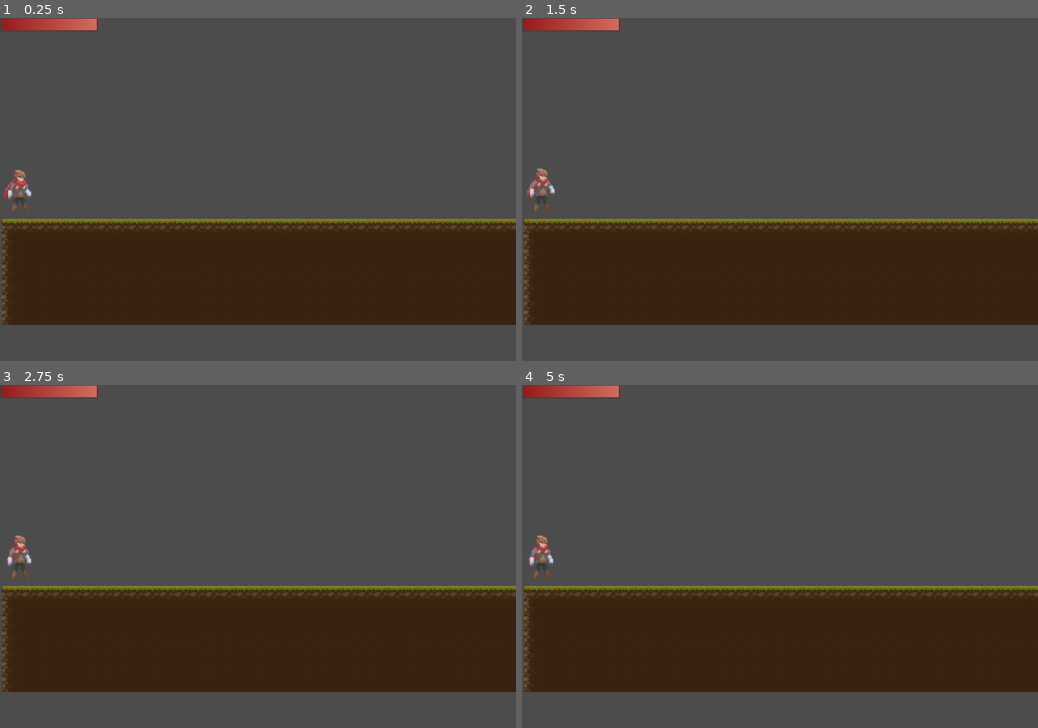
Above: before the commit, frames 1-4 (two rows, left to right).
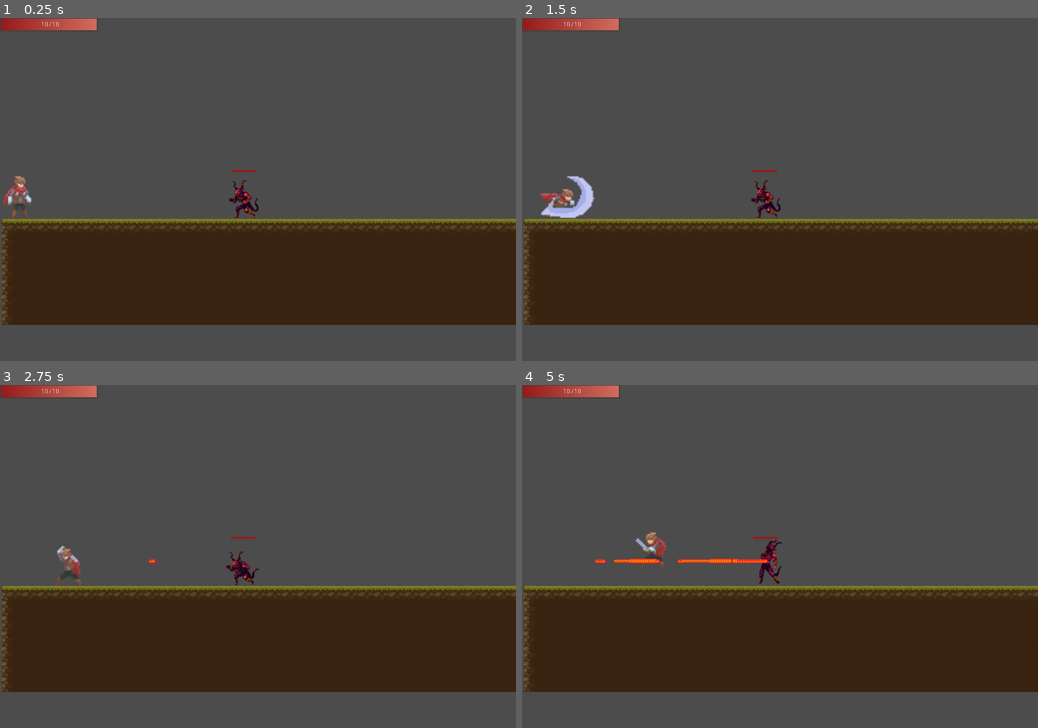
Above: after the commit, the same moments.

Repository: ArtyomKr/2d-scroller-demo
Game: Godot game, scene res://scenes/Main.tscn
Same seed, same stepped clock (60 frames per second), same inputs: the game is played once before the commit and once after it.
Inputs (mouse positions are in pixels of both pictures, inside the frame that each line leads up to):
- Up to frame 1 (0.25 s): no input
- Up to frame 2 (1.5 s): move the mouse to (893, 172) at 0.52 s; hold Right (ui_right) from 0.53 s (still down); click (893, 172) at 0.6 s; tap Space (jump) at 0.77, 0.8, 1.07, 1.35 s; move the mouse to (676, 206) at 1.27 s
- Up to frame 3 (2.75 s): tap Space (jump) at 1.52, 1.82, 2.3 s; click (154, 573) at 1.55 s; move the mouse to (309, 481) at 2.02 s; release Right (ui_right) at 2.03 s; hold Left (ui_left) from 2.03 s (still down); click (309, 481) at 2.1 s
- Up to frame 4 (5 s): move the mouse to (754, 625) at 2.77 s; release Left (ui_left) at 2.78 s; hold Right (ui_right) 2.78-4.28 s; click (754, 625) at 2.85 s; tap Space (jump) at 3.02, 3.32, 3.6, 3.77, 4.07, 4.52, 4.82 s; move the mouse to (934, 607) at 3.52 s; move the mouse to (625, 505) at 4.27 s; hold Left (ui_left) from 4.28 s (still down); click (625, 505) at 4.35 s

The runs differ from the first frame. In frame 1, 0.7% of the frame differs, in the area x 0-51%, y 1-59%; in frame 2, 1.3%; in frame 3, 0.8%; in frame 4, 1.2%.
Error before the commit: Parse Error: Unique global class "Player" already exists at path: res://scenes/actors/player/Player.gd (res://scenes/Actors/player/Player.gd:1)

Commit message:
feat: add new animations to demon, fix demon state managment

Diff:
--- a/project.godot
+++ b/project.godot
@@ -12,17 +12,17 @@
 "base": "Reference",
 "class": "Actor",
 "language": "GDScript",
-"path": "res://scenes/actors/Actor.gd"
+"path": "res://scenes/Actors/Actor.gd"
 }, {
 "base": "Reference",
 "class": "Enemy",
 "language": "GDScript",
-"path": "res://scenes/actors/enemies/Enemy.gd"
+"path": "res://scenes/Actors/enemies/Enemy.gd"
 }, {
 "base": "Reference",
 "class": "Player",
 "language": "GDScript",
-"path": "res://scenes/actors/player/Player.gd"
+"path": "res://scenes/Actors/player/Player.gd"
 } ]
 _global_script_class_icons={
 "Actor": "",
--- a/scenes/Main.tscn
+++ b/scenes/Main.tscn
@@ -21,5 +21,3 @@
 [node name="CanvasLayer" type="CanvasLayer" parent="."]
 
 [node name="PlayerHPBar" parent="CanvasLayer" instance=ExtResource( 5 )]
-
-[connection signal="hit" from="Player" to="CanvasLayer/PlayerHPBar" method="_on_Player_hit"]
--- a/scenes/actors/enemies/Demon/Demon.gd
+++ b/scenes/actors/enemies/Demon/Demon.gd
@@ -17,7 +17,6 @@
 	HURT
 }
 
-var is_attacking = false
 var target
 var _state = STATE.IDLE
 const FireBall = preload("res://scenes/Objects/FireBall.tscn")
@@ -32,7 +31,9 @@
 
 
 func _physics_process(_delta):
-	velocity = move_and_slide_with_snap(velocity, Vector2.DOWN, Vector2.UP)
+	manage_state()
+	print(_state)
+	print(target)
 
 
 func start(pos: Vector2):
@@ -41,29 +42,16 @@
 	$PhysicsBox.disabled = false
 
 
-func get_animation():
-	var current_animation: String
-
-	if is_on_floor():
-		if is_attacking:
-			current_animation = 'breath'
-		elif abs(velocity.x) > 0.1:
-			current_animation = 'run'
-		else:
-			current_animation = 'idle'
-	else:
-		if velocity.y > 0:
-			current_animation = 'fall'
-		if velocity.y < -400:
-			current_animation = 'jump'
-
-	if abs(velocity.x) > 0.1:
-		$AnimatedSprite.flip_h = velocity.x < 0
-
-	$AnimatedSprite.play(current_animation)
+func die():
+	_state = STATE.DEAD
 
 
-func manage_state(delta):
+func damage(amount):
+	_state = STATE.HURT
+	.damage(amount)
+
+
+func manage_state():
 	var current_animation: String
 
 	match _state:
@@ -76,7 +64,11 @@
 			velocity = move_and_slide_with_snap(velocity, Vector2.DOWN, Vector2.UP)
 
 			if target:
+				var target_direction = target.global_position.direction_to(global_position)
+				$AnimatedSprite.flip_h = target_direction.x < 0
 				_state = STATE.ATTACKING
+			elif $AlertTimer.is_stopped():
+				_state = STATE.IDLE
 
 			current_animation = "idle"
 			pass
@@ -95,8 +87,6 @@
 
 			pass
 		STATE.ATTACKING:
-			velocity.x = 0
-
 			if target:
 				attack(target)
 			else:
@@ -106,25 +96,16 @@
 		STATE.HURT:
 			current_animation = "hurt"
 		STATE.DEAD:
-			get_tree().paused = true
-			$AnimationPlayer.pause_mode = Node.PAUSE_MODE_PROCESS
 			$AnimationPlayer.play("die")
 			yield($AnimationPlayer, "animation_finished")
-			hide()
+			destroy()
 
 	if current_animation != $AnimationPlayer.assigned_animation:
 		$AnimationPlayer.play(current_animation)
 
 
-func goto_idle():
-	_state = STATE.IDLE
-
-
-func _on_DetectionArea_body_entered(body):
-	if body is Player:
-		emit_signal("detected_player")
-		target = body
-		attack(target)
+func goto_alert():
+	_state = STATE.ALERTED
 
 
 func attack(target: Node):
@@ -138,3 +119,17 @@
 	fireball.set_as_toplevel(true)
 
 	call_deferred("add_child", fireball)
+
+
+func _on_DetectionArea_body_entered(body):
+	if body is Player:
+		emit_signal("detected_player")
+		target = body
+		_state = STATE.ALERTED
+		$AlertTimer.stop()
+
+
+func _on_DetectionArea_body_exited(body):
+	if body is Player:
+		target = null
+		$AlertTimer.start()
--- a/scenes/actors/enemies/Demon/Demon.tscn
+++ b/scenes/actors/enemies/Demon/Demon.tscn
@@ -116,19 +116,19 @@
 [sub_resource type="Animation" id=21]
 length = 0.001
 tracks/0/type = "value"
-tracks/0/path = NodePath("AnimatedSprite:animation")
-tracks/0/interp = 1
-tracks/0/loop_wrap = true
-tracks/0/imported = false
-tracks/0/enabled = true
-tracks/0/keys = {
-"times": PoolRealArray( 0 ),
-"transitions": PoolRealArray( 1 ),
-"update": 0,
-"values": [ "idle" ]
+tracks/0/path = NodePath("AnimatedSprite:modulate")
+tracks/0/interp = 1
+tracks/0/loop_wrap = true
+tracks/0/imported = false
+tracks/0/enabled = true
+tracks/0/keys = {
+"times": PoolRealArray( 0 ),
+"transitions": PoolRealArray( 1 ),
+"update": 0,
+"values": [ Color( 1, 1, 1, 1 ) ]
 }
 tracks/1/type = "value"
-tracks/1/path = NodePath("AnimatedSprite:frame")
+tracks/1/path = NodePath("AnimatedSprite:position")
 tracks/1/interp = 1
 tracks/1/loop_wrap = true
 tracks/1/imported = false
@@ -137,10 +137,10 @@
 "times": PoolRealArray( 0 ),
 "transitions": PoolRealArray( 1 ),
 "update": 0,
-"values": [ 0 ]
+"values": [ Vector2( 0, 0 ) ]
 }
 tracks/2/type = "value"
-tracks/2/path = NodePath("AnimatedSprite:position")
+tracks/2/path = NodePath("AnimatedSprite:frame")
 tracks/2/interp = 1
 tracks/2/loop_wrap = true
 tracks/2/imported = false
@@ -149,52 +149,122 @@
 "times": PoolRealArray( 0 ),
 "transitions": PoolRealArray( 1 ),
 "update": 0,
-"values": [ Vector2( 0, 0 ) ]
+"values": [ 0 ]
+}
+tracks/3/type = "value"
+tracks/3/path = NodePath("AnimatedSprite:animation")
+tracks/3/interp = 1
+tracks/3/loop_wrap = true
+tracks/3/imported = false
+tracks/3/enabled = true
+tracks/3/keys = {
+"times": PoolRealArray( 0 ),
+"transitions": PoolRealArray( 1 ),
+"update": 0,
+"values": [ "idle" ]
 }
 
 [sub_resource type="Animation" id=22]
 resource_name = "attack"
 tracks/0/type = "value"
-tracks/0/path = NodePath("AnimatedSprite:animation")
-tracks/0/interp = 1
-tracks/0/loop_wrap = true
-tracks/0/imported = false
-tracks/0/enabled = true
-tracks/0/keys = {
-"times": PoolRealArray( 0 ),
-"transitions": PoolRealArray( 1 ),
-"update": 1,
-"values": [ "attack" ]
+tracks/0/path = NodePath("AnimatedSprite:frame")
+tracks/0/interp = 1
+tracks/0/loop_wrap = true
+tracks/0/imported = false
+tracks/0/enabled = true
+tracks/0/keys = {
+"times": PoolRealArray( 0, 0.2, 0.4, 0.7 ),
+"transitions": PoolRealArray( 1, 1, 1, 1 ),
+"update": 0,
+"values": [ 0, 1, 2, 3 ]
 }
 tracks/1/type = "value"
-tracks/1/path = NodePath("AnimatedSprite:frame")
+tracks/1/path = NodePath("AnimatedSprite:position")
 tracks/1/interp = 1
 tracks/1/loop_wrap = true
 tracks/1/imported = false
 tracks/1/enabled = true
 tracks/1/keys = {
-"times": PoolRealArray( 0, 0.2, 0.4, 0.7 ),
-"transitions": PoolRealArray( 1, 1, 1, 1 ),
-"update": 1,
-"values": [ 0, 1, 2, 3 ]
-}
-tracks/2/type = "method"
-tracks/2/path = NodePath(".")
+"times": PoolRealArray( 0 ),
+"transitions": PoolRealArray( 1 ),
+"update": 0,
+"values": [ Vector2( 0, 0 ) ]
+}
+tracks/2/type = "value"
+tracks/2/path = NodePath("AnimatedSprite:animation")
 tracks/2/interp = 1
 tracks/2/loop_wrap = true
 tracks/2/imported = false
 tracks/2/enabled = true
 tracks/2/keys = {
+"times": PoolRealArray( 0 ),
+"transitions": PoolRealArray( 1 ),
+"update": 0,
+"values": [ "attack" ]
+}
+tracks/3/type = "method"
+tracks/3/path = NodePath(".")
+tracks/3/interp = 1
+tracks/3/loop_wrap = true
+tracks/3/imported = false
+tracks/3/enabled = true
+tracks/3/keys = {
 "times": PoolRealArray( 1 ),
 "transitions": PoolRealArray( 1 ),
 "values": [ {
 "args": [  ],
-"method": "goto_idle"
+"method": "goto_alert"
 } ]
 }
 
+[sub_resource type="Animation" id=25]
+resource_name = "die"
+length = 0.5
+tracks/0/type = "value"
+tracks/0/path = NodePath("AnimatedSprite:modulate")
+tracks/0/interp = 1
+tracks/0/loop_wrap = true
+tracks/0/imported = false
+tracks/0/enabled = true
+tracks/0/keys = {
+"times": PoolRealArray( 0, 0.1, 0.3, 0.5 ),
+"transitions": PoolRealArray( 1, 1, 1, 1 ),
+"update": 0,
+"values": [ Color( 1, 1, 1, 1 ), Color( 0, 0, 0, 1 ), Color( 1, 1, 1, 1 ), Color( 0, 0, 0, 1 ) ]
+}
+
+[sub_resource type="Animation" id=32]
+resource_name = "hurt"
+length = 0.2
+tracks/0/type = "value"
+tracks/0/path = NodePath("AnimatedSprite:modulate")
+tracks/0/interp = 1
+tracks/0/loop_wrap = true
+tracks/0/imported = false
+tracks/0/enabled = true
+tracks/0/keys = {
+"times": PoolRealArray( 0, 0.1, 0.2 ),
+"transitions": PoolRealArray( 1, 1, 1 ),
+"update": 0,
+"values": [ Color( 1, 1, 1, 1 ), Color( 0, 0, 0, 1 ), Color( 1, 1, 1, 1 ) ]
+}
+tracks/1/type = "method"
+tracks/1/path = NodePath(".")
+tracks/1/interp = 1
+tracks/1/loop_wrap = true
+tracks/1/imported = false
+tracks/1/enabled = true
+tracks/1/keys = {
+"times": PoolRealArray( 0.2 ),
+"transitions": PoolRealArray( 1 ),
+"values": [ {
+"args": [  ],
+"method": "goto_alert"
+} ]
+}
+
 [sub_resource type="Animation" id=23]
-resource_name = "idle"
+resource_name = "hurt"
 length = 1.2
 loop = true
 tracks/0/type = "value"
@@ -206,7 +276,7 @@
 tracks/0/keys = {
 "times": PoolRealArray( 0 ),
 "transitions": PoolRealArray( 1 ),
-"update": 1,
+"update": 0,
 "values": [ "idle" ]
 }
 tracks/1/type = "value"
@@ -226,16 +296,16 @@
 resource_name = "teleport"
 length = 1.2
 tracks/0/type = "value"
-tracks/0/path = NodePath("AnimatedSprite:animation")
-tracks/0/interp = 1
-tracks/0/loop_wrap = true
-tracks/0/imported = false
-tracks/0/enabled = true
-tracks/0/keys = {
-"times": PoolRealArray( 0 ),
-"transitions": PoolRealArray( 1 ),
-"update": 1,
-"values": [ "teleport" ]
+tracks/0/path = NodePath("AnimatedSprite:position")
+tracks/0/interp = 1
+tracks/0/loop_wrap = true
+tracks/0/imported = false
+tracks/0/enabled = true
+tracks/0/keys = {
+"times": PoolRealArray( 0 ),
+"transitions": PoolRealArray( 1 ),
+"update": 0,
+"values": [ Vector2( 0, -67 ) ]
 }
 tracks/1/type = "value"
 tracks/1/path = NodePath("AnimatedSprite:frame")
@@ -246,20 +316,20 @@
 tracks/1/keys = {
 "times": PoolRealArray( 0, 0.2, 0.4, 0.6, 0.8, 1 ),
 "transitions": PoolRealArray( 1, 1, 1, 1, 1, 1 ),
-"update": 1,
+"update": 0,
 "values": [ 0, 1, 2, 3, 4, 5 ]
 }
 tracks/2/type = "value"
-tracks/2/path = NodePath("AnimatedSprite:position")
+tracks/2/path = NodePath("AnimatedSprite:animation")
 tracks/2/interp = 1
 tracks/2/loop_wrap = true
 tracks/2/imported = false
 tracks/2/enabled = true
 tracks/2/keys = {
-"times": PoolRealArray( 0, 1.2 ),
-"transitions": PoolRealArray( 1, 1 ),
-"update": 1,
-"values": [ Vector2( 0, -67 ), Vector2( 0, 0 ) ]
+"times": PoolRealArray( 0 ),
+"transitions": PoolRealArray( 1 ),
+"update": 0,
+"values": [ "teleport" ]
 }
 tracks/3/type = "method"
 tracks/3/path = NodePath(".")
@@ -272,7 +342,7 @@
 "transitions": PoolRealArray( 1 ),
 "values": [ {
 "args": [  ],
-"method": "goto_idle"
+"method": "goto_alert"
 } ]
 }
 
@@ -320,10 +390,14 @@
 [node name="AnimationPlayer" type="AnimationPlayer" parent="."]
 anims/RESET = SubResource( 21 )
 anims/attack = SubResource( 22 )
+anims/die = SubResource( 25 )
+anims/hurt = SubResource( 32 )
 anims/idle = SubResource( 23 )
 anims/teleport = SubResource( 24 )
 
 [node name="AlertTimer" type="Timer" parent="."]
 wait_time = 10.0
+one_shot = true
 
 [connection signal="body_entered" from="DetectionArea" to="." method="_on_DetectionArea_body_entered"]
+[connection signal="body_exited" from="DetectionArea" to="." method="_on_DetectionArea_body_exited"]
Not shown: 3 places in scenes/actors/enemies/Demon/Demon.tscn that only renumber resources
